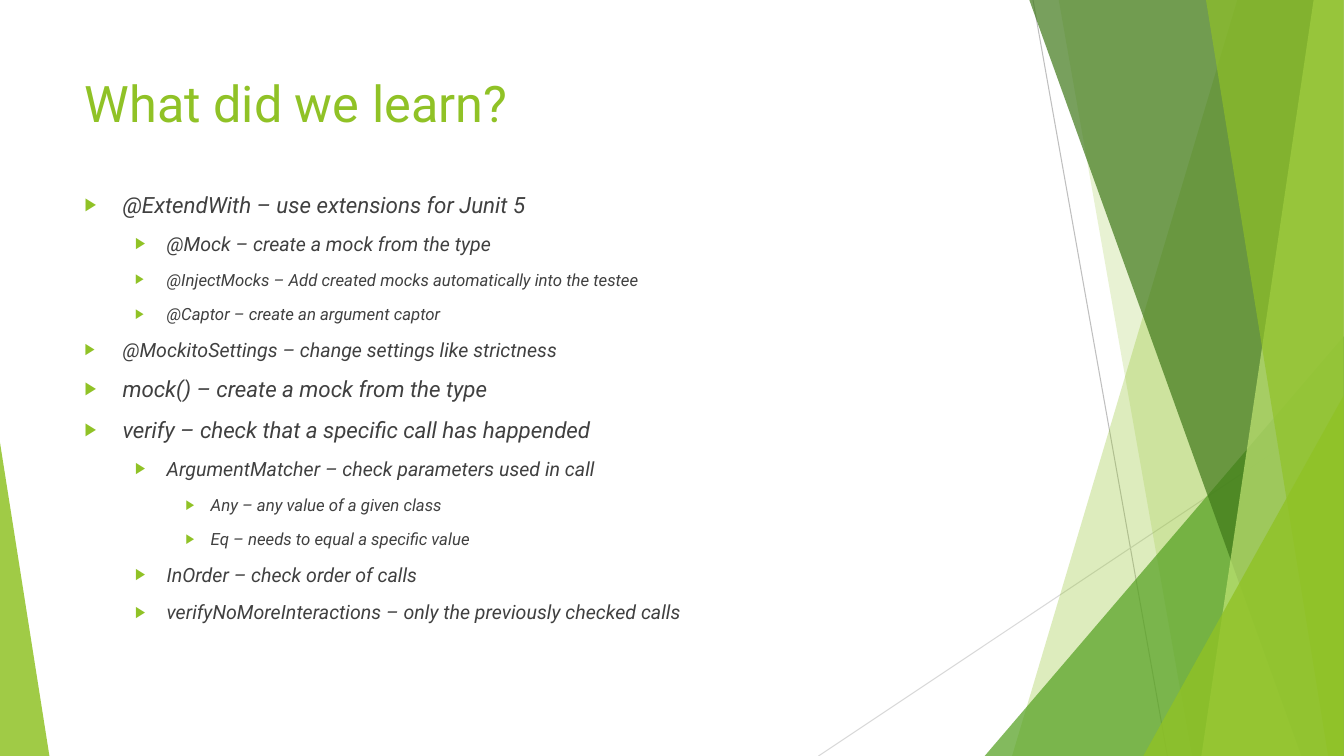
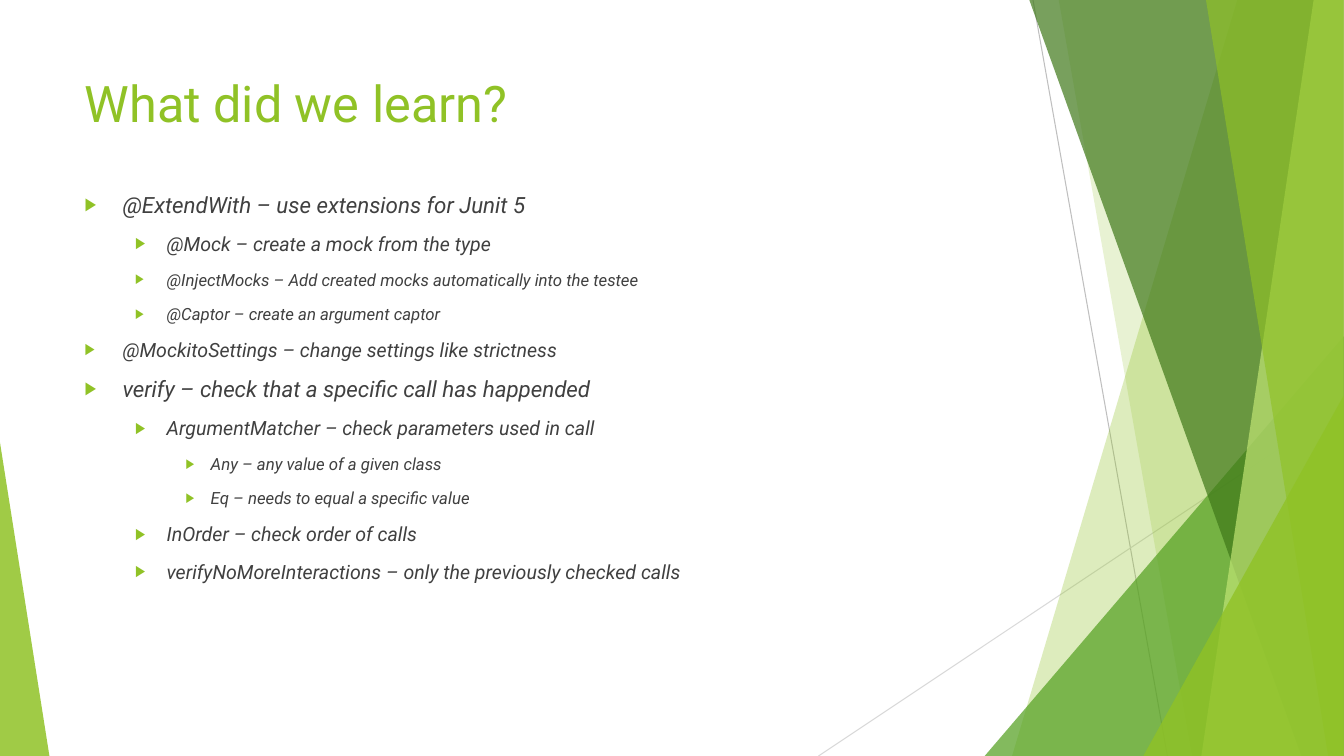
Before and after one commit to MichaelZett/20231123_junit, a slide deck: slide 93 of JUnit_intensiv.pptx (slide 88 before the commit). Drawn at 1344x756 pixels with LibreOffice and Linux fonts; fonts in the diff are those of the drawing. Boxes give left, top, right and bottom in pixels: in the first picture for what was removed or moved away, otherwise in the second. Text is boxed around its words. In the diff, an @@ line names an element or a change of style, - is before the commit and + after.

```diff
--- a/JUnit_intensiv.pptx
+++ b/JUnit_intensiv.pptx
@@ text at (x1=123, y1=379, x2=487, y2=402): paragraph removed @@
-▶ mock() – create a mock from the type
```
Also in this commit, not shown: 2 other slides changed, 4 slides added, 26 other files.
